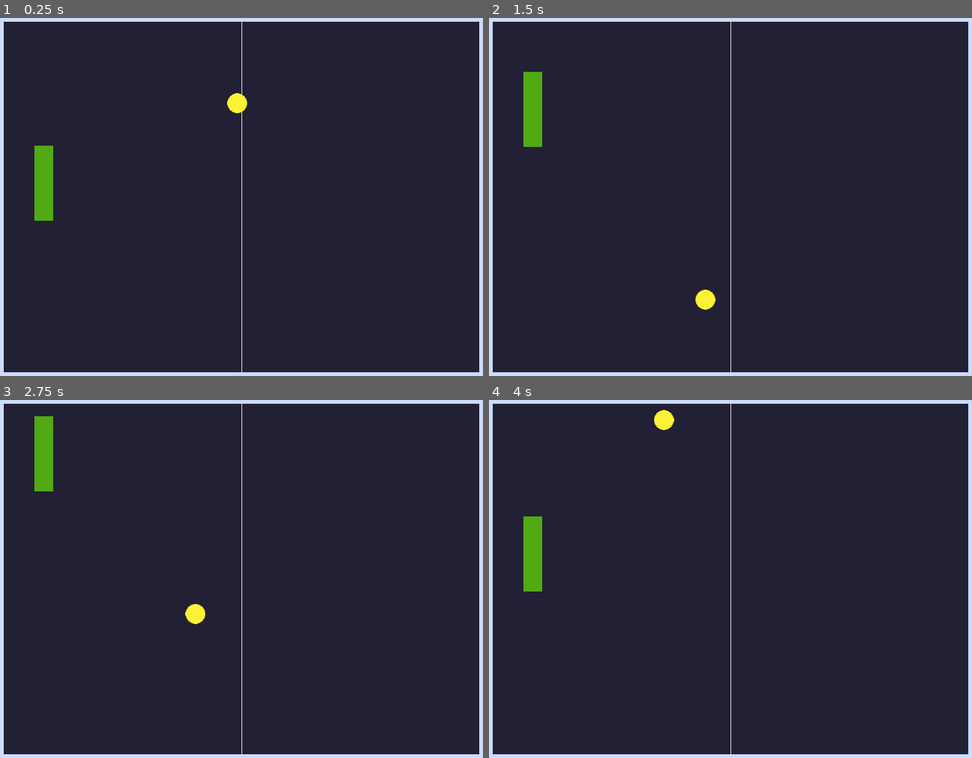
Above: before the commit, frames 1-4 (two rows, left to right).
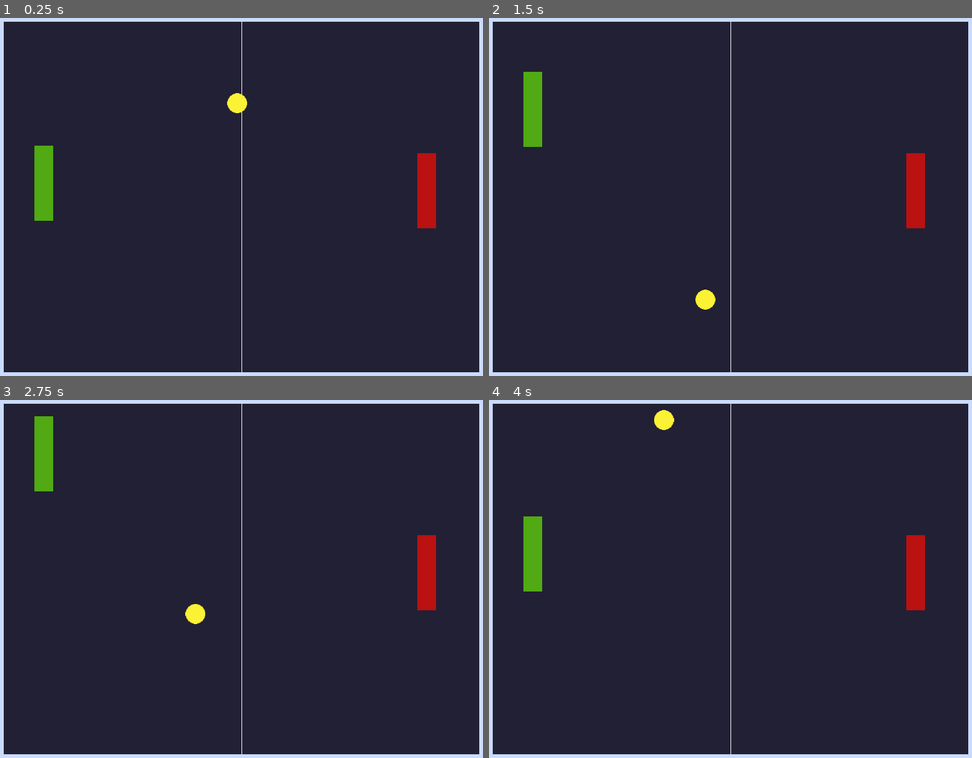
Above: after the commit, the same moments.

Repository: mjcampos/Pong
Game: Godot game, scene res://scenes/game/game.tscn
The game is run twice, just before and just after one commit, with the same random seed, the same clock (stepped at 60 frames per second) and the same inputs.
Inputs:
- Up to frame 1 (0.25 s): no input
- Up to frame 2 (1.5 s): hold Up (ui_up) 0.53-1.28 s; hold Down (ui_down) from 1.28 s (still down)
- Up to frame 3 (2.75 s): release Down (ui_down) at 2.03 s; hold Up (ui_up) from 2.03 s (still down)
- Up to frame 4 (4 s): release Up (ui_up) at 3.53 s; hold Down (ui_down) from 3.53 s (still down)

The runs differ from the first frame. In frame 1, 0.8% of the frame differs, in the area x 86-91%, y 37-59%; in frame 2, 0.8%; in frame 3, 0.8%; in frame 4, 0.8%.

Commit message:
Initial setup of Enemy

Diff:
--- /dev/null
+++ b/scenes/enemy/enemy.gd
@@ -0,0 +1,12 @@
+extends CharacterBody2D
+
+@export var _speed: float = 100.0
+
+var fixed_x_position: float
+
+# Called when the node enters the scene tree for the first time.
+func _ready():
+	fixed_x_position = position.x
+
+func _physics_process(delta):
+	move_and_slide()
--- /dev/null
+++ b/scenes/enemy/enemy.tscn
@@ -0,0 +1,16 @@
+[gd_scene load_steps=4 format=3 uid="uid://dp6c3eg6en8g6"]
+
+[ext_resource type="Texture2D" uid="uid://be1ncd370gx6d" path="res://assets/enemy.png" id="1_2x0os"]
+[ext_resource type="Script" path="res://scenes/enemy/enemy.gd" id="1_vp35m"]
+
+[sub_resource type="RectangleShape2D" id="RectangleShape2D_6oe0t"]
+size = Vector2(30, 120)
+
+[node name="Enemy" type="CharacterBody2D"]
+script = ExtResource("1_vp35m")
+
+[node name="Sprite2D" type="Sprite2D" parent="."]
+texture = ExtResource("1_2x0os")
+
+[node name="CollisionShape2D" type="CollisionShape2D" parent="."]
+shape = SubResource("RectangleShape2D_6oe0t")
--- a/scenes/game/game.tscn
+++ b/scenes/game/game.tscn
@@ -1,32 +1,38 @@
-[gd_scene load_steps=5 format=3 uid="uid://dte68sr1vtwr3"]
+[gd_scene load_steps=6 format=3 uid="uid://dte68sr1vtwr3"]
 
 [ext_resource type="Texture2D" uid="uid://ecl70qvg1d5m" path="res://assets/background.png" id="1_4tlf4"]
 [ext_resource type="PackedScene" uid="uid://cwg86qk5y2atk" path="res://scenes/wall/wall.tscn" id="2_h5wn1"]
 [ext_resource type="PackedScene" uid="uid://bg0pt8u6m1txq" path="res://scenes/player/player.tscn" id="3_1psbw"]
 [ext_resource type="PackedScene" uid="uid://couuqu8euouen" path="res://scenes/ball/ball.tscn" id="3_x7hd0"]
+[ext_resource type="PackedScene" uid="uid://dp6c3eg6en8g6" path="res://scenes/enemy/enemy.tscn" id="5_epn61"]
 
 [node name="Game" type="Node2D"]
 
-[node name="Sprite2D" type="Sprite2D" parent="."]
+[node name="Background" type="Sprite2D" parent="."]
 position = Vector2(400, 300)
 texture = ExtResource("1_4tlf4")
-
-[node name="Wall" parent="." instance=ExtResource("2_h5wn1")]
-position = Vector2(400, 10)
-
-[node name="Wall2" parent="." instance=ExtResource("2_h5wn1")]
-position = Vector2(400, 590)
-
-[node name="Wall3" parent="." instance=ExtResource("2_h5wn1")]
-position = Vector2(10, 327)
-rotation = 1.5708
-
-[node name="Wall4" parent="." instance=ExtResource("2_h5wn1")]
-position = Vector2(790, 339)
-rotation = 1.5708
 
 [node name="Player" parent="." instance=ExtResource("3_1psbw")]
 position = Vector2(84, 278)
 
 [node name="Ball" parent="." instance=ExtResource("3_x7hd0")]
 position = Vector2(400, 300)
+
+[node name="Walls" type="Node2D" parent="."]
+
+[node name="Wall" parent="Walls" instance=ExtResource("2_h5wn1")]
+position = Vector2(400, 10)
+
+[node name="Wall2" parent="Walls" instance=ExtResource("2_h5wn1")]
+position = Vector2(400, 590)
+
+[node name="Wall3" parent="Walls" instance=ExtResource("2_h5wn1")]
+position = Vector2(10, 327)
+rotation = 1.5708
+
+[node name="Wall4" parent="Walls" instance=ExtResource("2_h5wn1")]
+position = Vector2(790, 339)
+rotation = 1.5708
+
+[node name="Enemy" parent="." instance=ExtResource("5_epn61")]
+position = Vector2(696, 290)
Binary file added: assets/enemy.png
Not shown, added: assets/enemy.png.import
